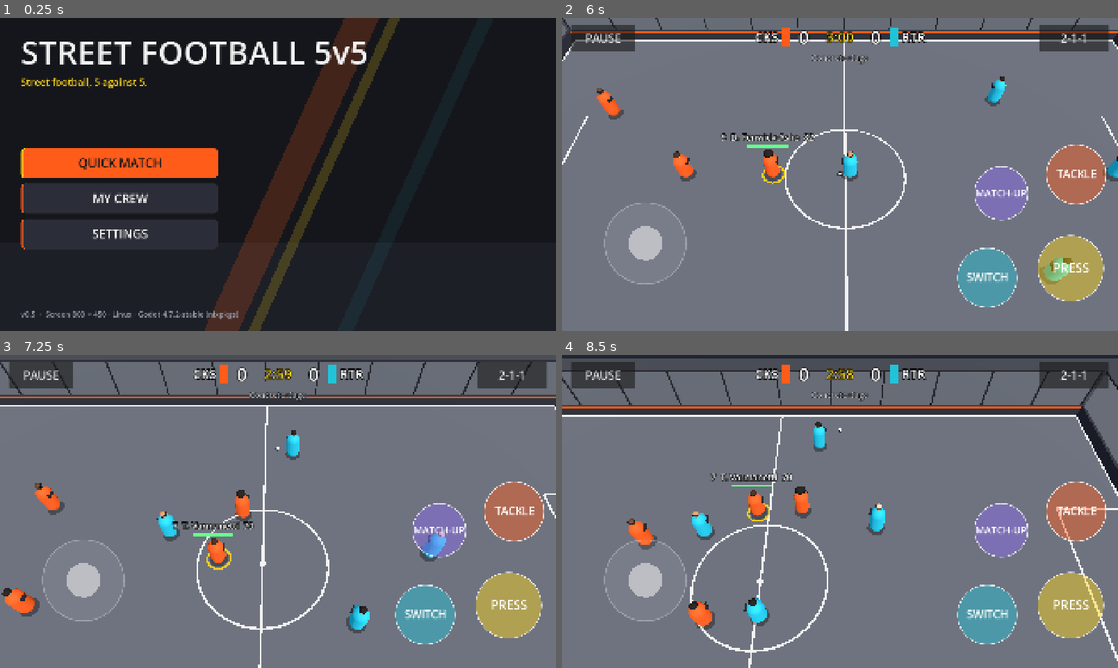
Above: before the commit, frames 1-4 (two rows, left to right).
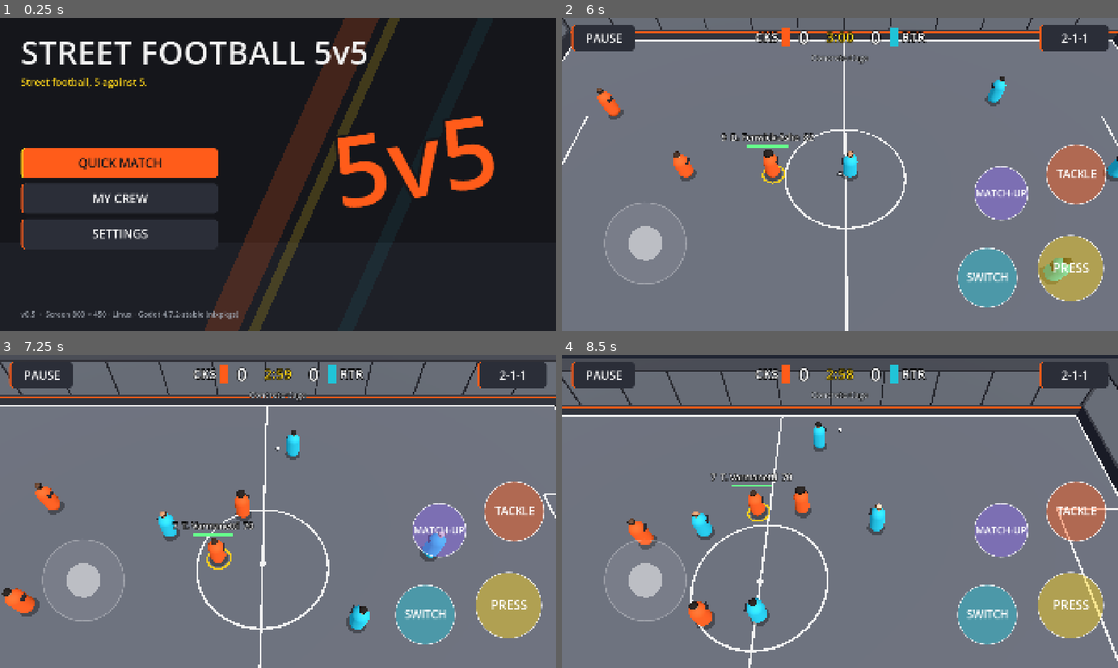
Above: after the commit, the same moments.

Repository: Ytyoussef123/RACING
Game: Godot game, scene res://scenes/menus/main_menu.tscn
Two runs of this game, one before a commit and one after it. Both use one fixed random seed, a clock stepped at 60 frames per second and the inputs below.
Inputs (mouse positions are in pixels of both pictures, inside the frame that each line leads up to):
- Up to frame 1 (0.25 s): no input
- Up to frame 2 (6 s): click "QUICK MATCH" at 0.5 s; click "NEXT" at 1.25 s; click "NEXT" at 2 s; click "Easy" at 2.75 s; click "Easy" at 3.5 s; click "Normal" at 4.25 s; click "Normal" at 5 s; click "PLAY" at 5.75 s
- Up to frame 3 (7.25 s): move the mouse to (400, 495) at 6.52 s; hold D from 6.53 s (still down); tap E at 6.6 s; click (400, 495) at 6.67 s; tap Space at 6.77 s
- Up to frame 4 (8.5 s): release D at 7.25 s; drag from (728, 527) to (812, 574) at 7.27 s; move the mouse to (895, 442) at 8.02 s; hold D from 8.03 s (still down); tap Q at 8.1 s; click (895, 442) at 8.17 s

The runs differ from the first frame. In frame 1, 2.7% of the frame differs, in the area x 60-89%, y 31-61%; in frame 2, 0.6%; in frame 3, 0.3%; in frame 4, 0.3%.

Commit message:
UI: apply the street theme everywhere, main menu tag
The theme only reached controls under the root window; the match HUD
and pause menu (in CanvasLayers) and anything under a plain node kept
Godot's default look with tiny text. It is now merged into the default
theme. Seen on the CI screenshots.

Co-Authored-By: Claude Opus 5.5 <noreply@anthropic.com>
Claude-Session: https://claude.ai/code/session_01DzDgJmNS4phE2fFBij9fZM

Diff:
--- a/street-football/scripts/core/ui_theme.gd
+++ b/street-football/scripts/core/ui_theme.gd
@@ -2,12 +2,19 @@
 ## Autoload "UiTheme": builds the street-style theme from data/config/ui.json and applies it to
 ## every screen. Type variations: "AccentButton" (filled orange), "ChipButton" (toggle chip),
 ## "CardPanel" (rounded card).
+## The theme is merged into Godot's default theme so it also reaches controls that are not under
+## another control (the match HUD and pause menu live in CanvasLayers, which stop theme
+## inheritance).
 
 var theme: Theme
 
 
 func _ready() -> void:
 	theme = _build()
+	var base := ThemeDB.get_default_theme()
+	if base != null:
+		base.merge_with(theme)
+		base.default_font_size = font_size("body")
 	get_tree().root.theme = theme
 
 
--- a/street-football/scripts/ui/main_menu.gd
+++ b/street-football/scripts/ui/main_menu.gd
@@ -20,6 +20,7 @@
 	_menu_button(buttons, "MENU_SETTINGS", "settings", false)
 	content.add_child(buttons)
 	footer.alignment = BoxContainer.ALIGNMENT_BEGIN
+	_add_tag()
 	var info := UiBuild.label(_device_info(), "small", "text_dim")
 	info.auto_translate_mode = AUTO_TRANSLATE_MODE_DISABLED
 	footer.add_child(info)
@@ -27,6 +28,22 @@
 
 func go_back() -> void:
 	get_tree().quit()
+
+
+## Big tilted "5v5" on the right, like a spray-painted tag on a wall.
+func _add_tag() -> void:
+	var tag := Label.new()
+	tag.text = "5v5"
+	tag.auto_translate_mode = AUTO_TRANSLATE_MODE_DISABLED
+	tag.mouse_filter = MOUSE_FILTER_IGNORE
+	tag.add_theme_font_size_override("font_size", 340)
+	tag.add_theme_color_override("font_color", UiTheme.color("accent"))
+	tag.add_theme_color_override("font_outline_color", UiTheme.color("background"))
+	tag.add_theme_constant_override("outline_size", 40)
+	tag.anchor_left = 0.58
+	tag.anchor_top = 0.28
+	tag.rotation_degrees = -9.0
+	add_child(tag)
 
 
 func _menu_button(parent: Container, text_key: String, screen_id: String, accent: bool) -> void:
